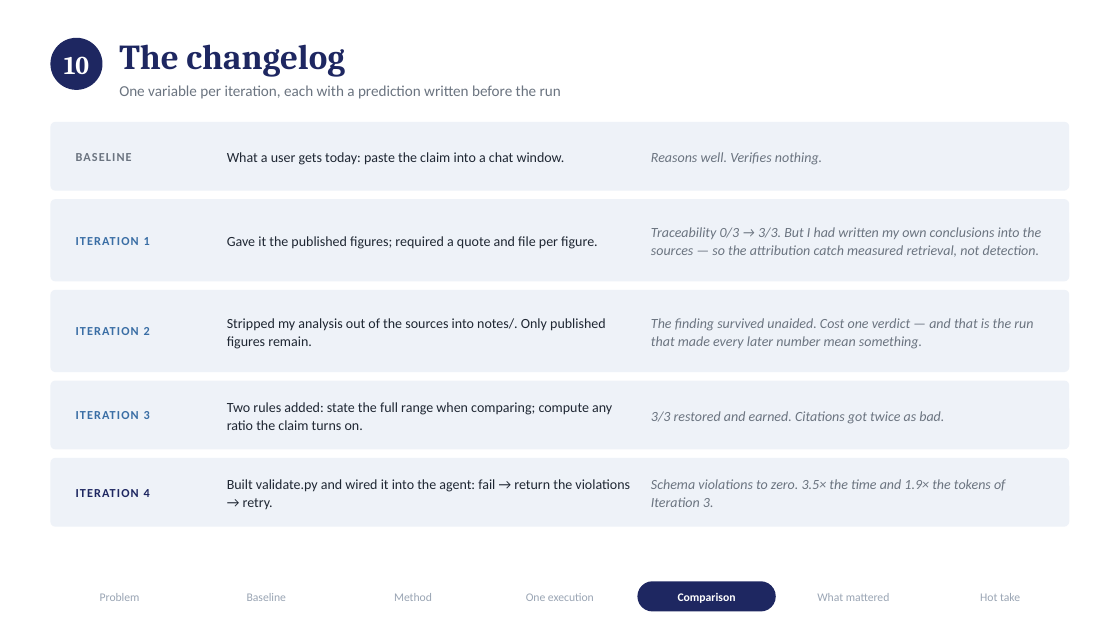
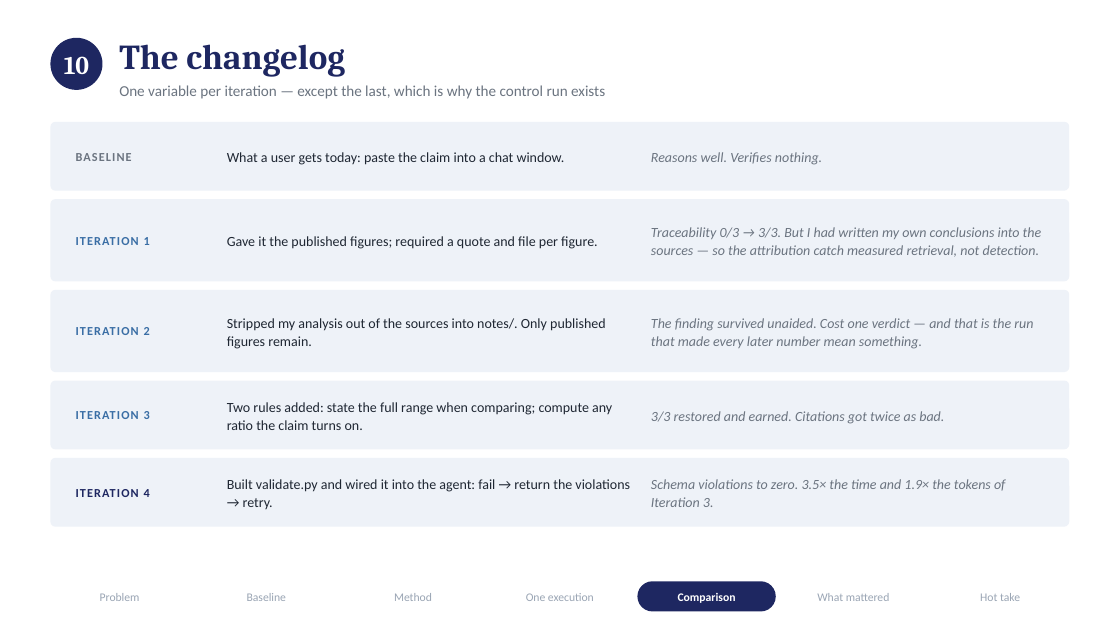
Before and after one commit to DKL59/Micro1_Challenge, a slide deck: slide 11 of presentation/PRAMAAN.pptx. Drawn at 1120x630 pixels with LibreOffice and Linux fonts; fonts in the diff are those of the drawing. Boxes give left, top, right and bottom in pixels: in the first picture for what was removed or moved away, otherwise in the second. Text is boxed around its words. In the diff, an @@ line names an element or a change of style, - is before the commit and + after.

```diff
--- a/presentation/PRAMAAN.pptx
+++ b/presentation/PRAMAAN.pptx
@@ text at box(119, 85, 605, 99): text changed @@
-One variable per iteration, each with a prediction written before the run
+One variable per iteration — except the last, which is why the control run exists
```
Also in this commit, not shown: 4 other slides changed, 1 other file.
